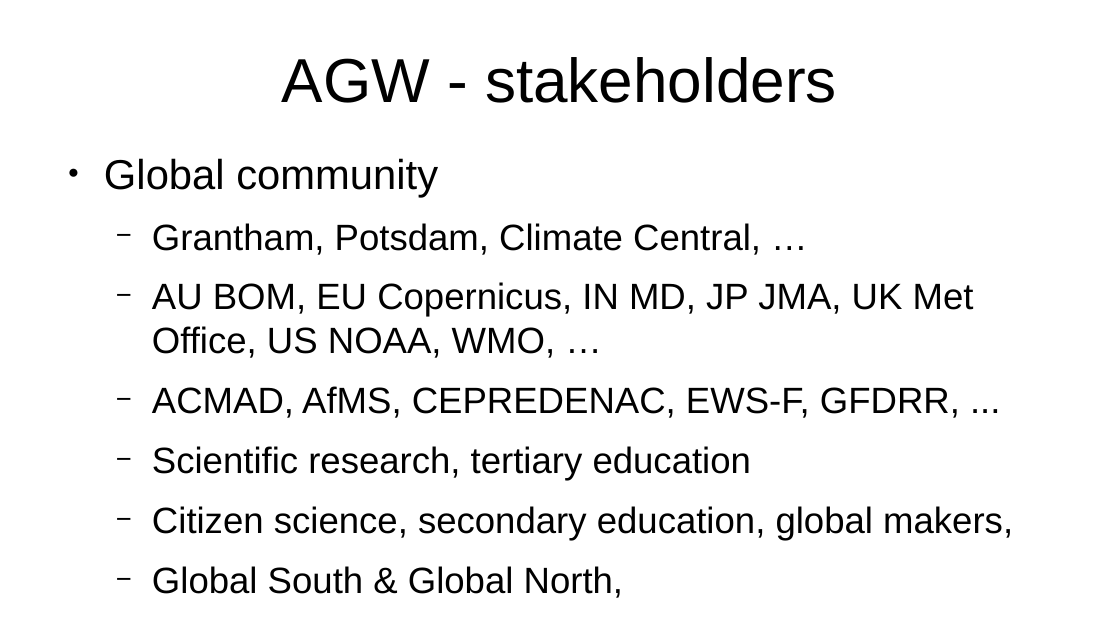
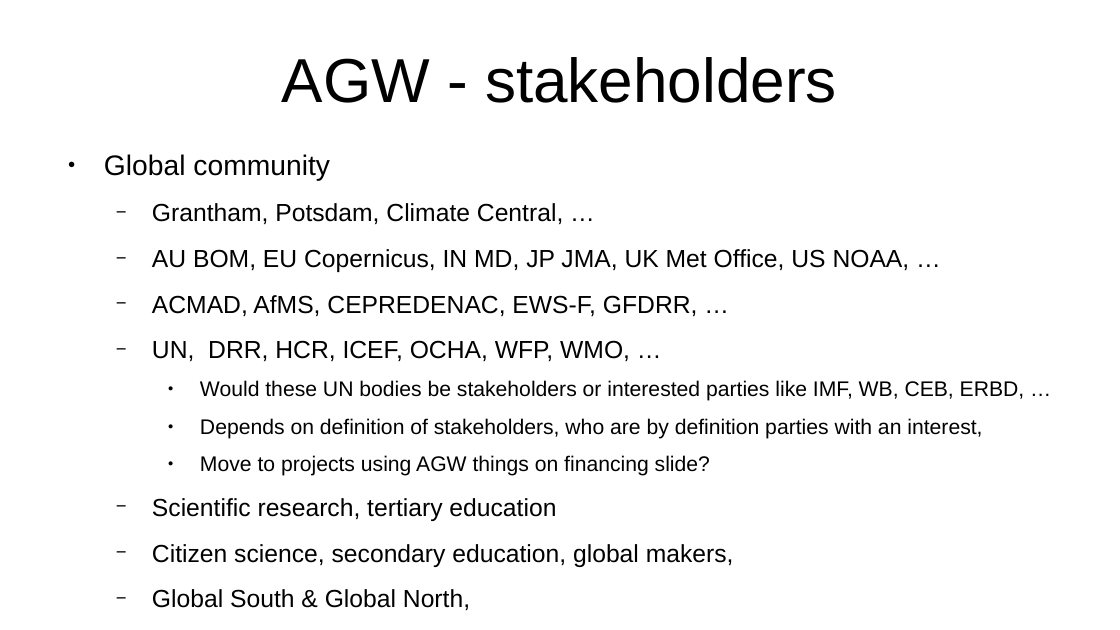
Before and after one commit to YorkEarwaker/Climate-Model, a slide deck: slide 8 of ppm/anthropogenic-global-warming-context.odp. Drawn at 1120x630 pixels with LibreOffice and Linux fonts; fonts in the diff are those of the drawing. Boxes give left, top, right and bottom in pixels: in the first picture for what was removed or moved away, otherwise in the second. Text is boxed around its words. In the diff, an @@ line names an element or a change of style, - is before the commit and + after.

Commit message:
update

```diff
--- a/ppm/anthropogenic-global-warming-context.odp
+++ b/ppm/anthropogenic-global-warming-context.odp
@@ text at box(104, 154, 734, 610): size 29.6 to 20 pt in "Global community"; size 25.9 to 17.5 pt in "Grantham, Potsdam, Climate Central, …", "Scientific research, tertiary education", "Citizen science, secondary education, global makers,", "Global South & Global North," @@
@@ text at box(152, 249, 1025, 476): text changed; size 25.9 to 15 pt @@
-  − AU BOM, EU Copernicus, IN MD, JP JMA, UK Met Office, US NOAA, WMO, …
-  − ACMAD, AfMS, CEPREDENAC, EWS-F, GFDRR, ...
+  − AU BOM, EU Copernicus, IN MD, JP JMA, UK Met Office, US NOAA, …
+  − ACMAD, AfMS, CEPREDENAC, EWS-F, GFDRR, …
+  − UN, DRR, HCR, ICEF, OCHA, WFP, WMO, …
+    ● Would these UN bodies be stakeholders or interested parties like IMF, WB, CEB, ERBD, …
+    ● Depends on definition of stakeholders, who are by definition parties with an interest,
+    ● Move to projects using AGW things on financing slide?
```
Also in this commit, not shown: 4 other slides changed, 2 slides added.
